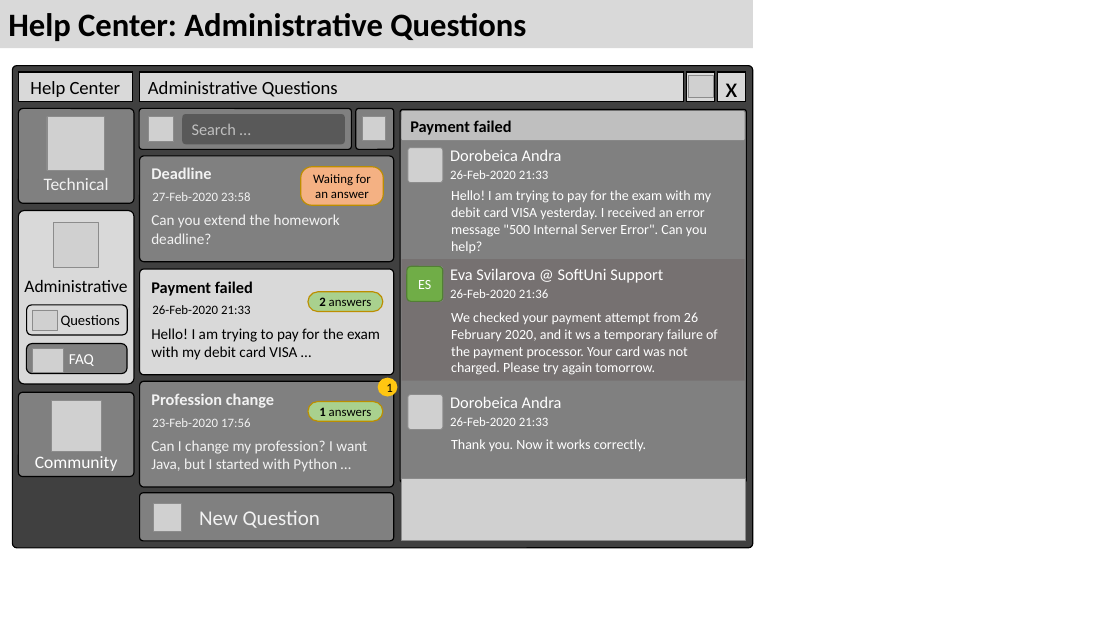
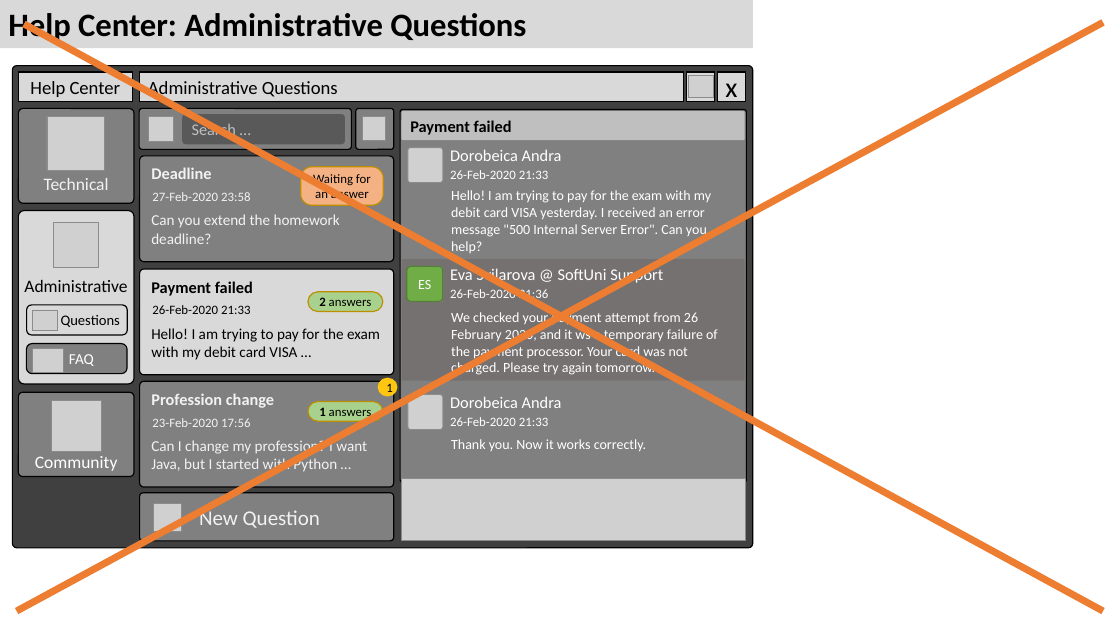
Before and after one commit to nakov/Unified-Support-System, a slide deck: slide 17 of docs/SoftUni-Help-Center-UI-Prototype.pptx (slide 13 before the commit). Drawn at 1120x630 pixels with LibreOffice and Linux fonts; fonts in the diff are those of the drawing; grey boxes stand for pictures. Boxes give left, top, right and bottom in pixels: in the first picture for what was removed or moved away, otherwise in the second. Text is boxed around its words. In the diff, an @@ line names an element or a change of style, - is before the commit and + after.

```diff
--- a/docs/SoftUni-Help-Center-UI-Prototype.pptx
+++ b/docs/SoftUni-Help-Center-UI-Prototype.pptx
@@ line added from (1103, 23) to (17, 611), #ED7D31 6 pt @@
@@ line added from (24, 24) to (1103, 611), #ED7D31 6 pt @@
```
Also in this commit, not shown: 4 other slides changed, 4 slides added.
